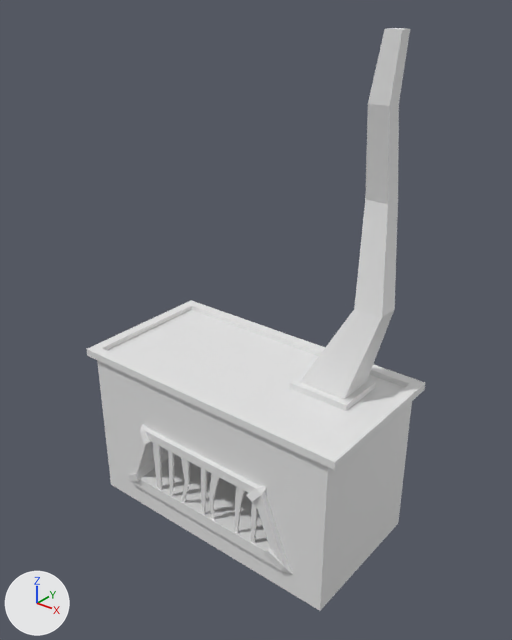
An edit to the FBX model Assets/fbx/furniture/stove_small_table_clock/stove.fbx, drawn before and after from the same camera.
Camera for both pictures: a 50 mm camera at (4.98, -0.65, 3.09) aimed at (2.78, 2.1, 1.39). The axes (+X, +Y, +Z) are drawn at lower left. The lights are the same throughout. Where no turn or scale is listed for an object, it has been applied to the vertices.

The first picture shows 'stove'.
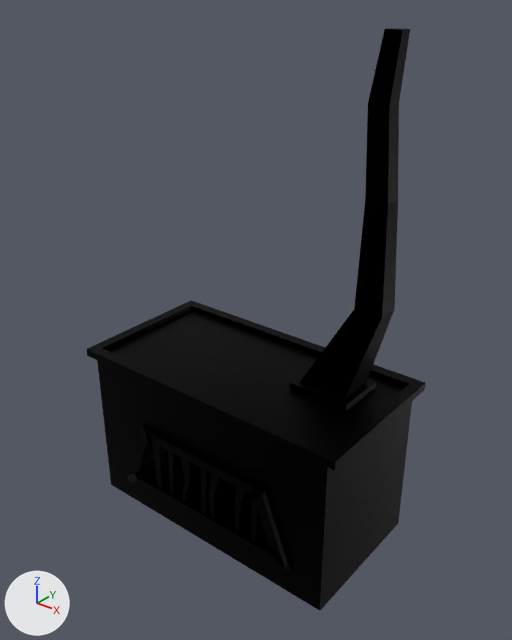
Where the newer file only moved an object's origin or applied its transform, the numbers keep the older frame.

The change, as a list of edits to the scene's bpy script:
```text
Add img_defaultmaterial_base_color_jpg:
    img_defaultmaterial_base_color_jpg = load_image('DefaultMaterial_Base_color.jpg', 'textures/DefaultMaterial_Base_color.jpg', 2048, 2048, 'sRGB')
Add img_defaultmaterial_normal_opengl_jpg:
    img_defaultmaterial_normal_opengl_jpg = load_image('DefaultMaterial_Normal_OpenGL.jpg', 'textures/DefaultMaterial_Normal_OpenGL.jpg', 2048, 2048, 'Non-Color')
Add img_defaultmaterial_metallic_jpg:
    img_defaultmaterial_metallic_jpg = load_image('DefaultMaterial_Metallic.jpg', 'textures/DefaultMaterial_Metallic.jpg', 2048, 2048, 'Non-Color')
Add img_defaultmaterial_roughness_jpg:
    img_defaultmaterial_roughness_jpg = load_image('DefaultMaterial_Roughness.jpg', 'textures/DefaultMaterial_Roughness.jpg', 2048, 2048, 'Non-Color')
Add mat_clock_table_stove:
    mat_clock_table_stove = bpy.data.materials.new('clock_table_stove')
    # uses the picture img_defaultmaterial_base_color_jpg
    # uses the picture img_defaultmaterial_metallic_jpg
    # uses the picture img_defaultmaterial_normal_opengl_jpg
    # uses the picture img_defaultmaterial_roughness_jpg
Change me_cube_036:
    where me_cube_036.from_pydata(...)  # 188 vertices, 182 faces; spans x -1.08..0.68, y -0.68..0.25, z -0.72..2.18
    add me_cube_036.materials.append(mat_clock_table_stove)
```

Location of each change, [x1, y1, x2, y2] in pixels of the pictures (512 x 640 px):
'stove', recoloured (white to black): [87, 28, 425, 611] in both
